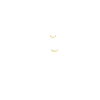
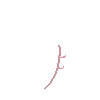
Before/after of a w=100, h=100 layered artwork. What changed in the layer stack:
hid "FlowBarOverlay", painted on it over [44, 35, 64, 89]
showed "HPBarOverlay", painted on it over [44, 35, 66, 89]